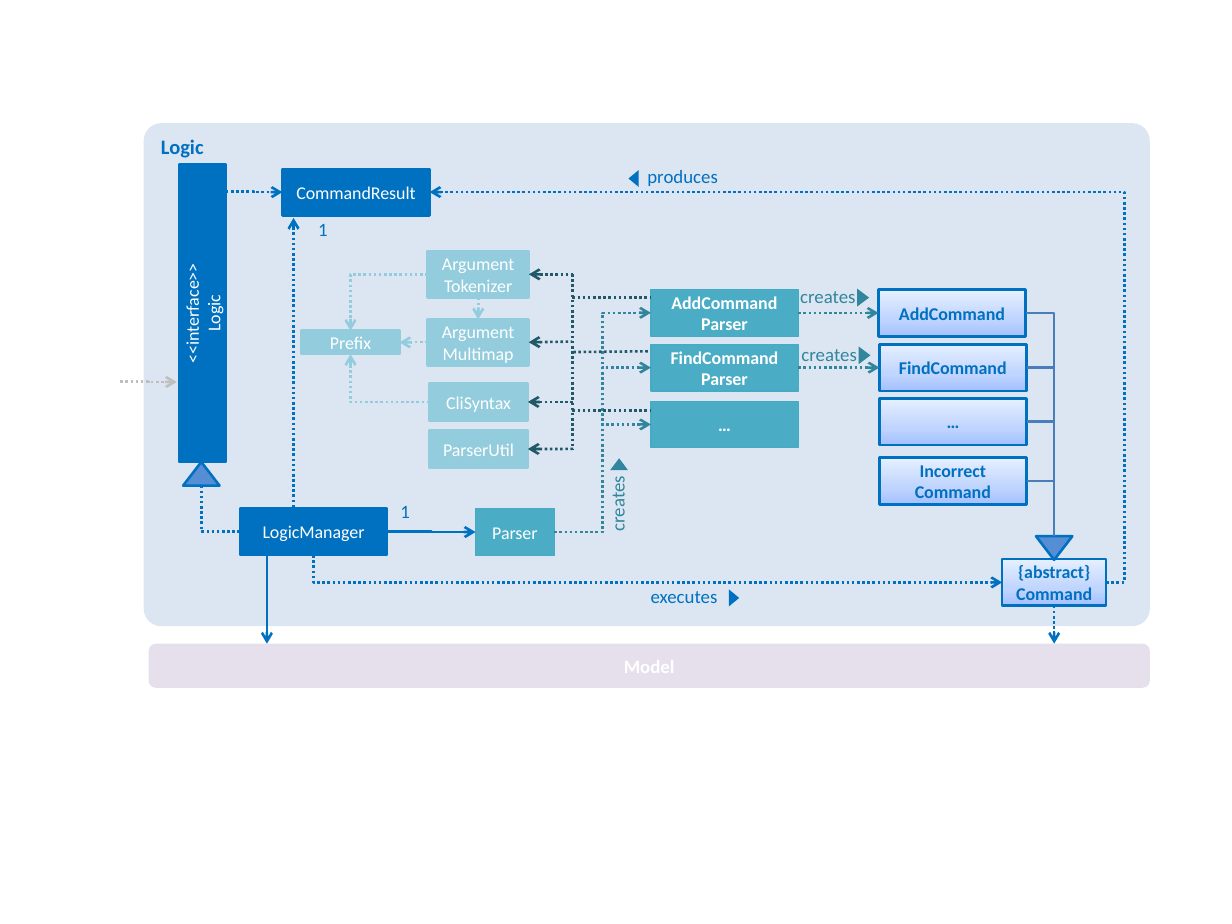
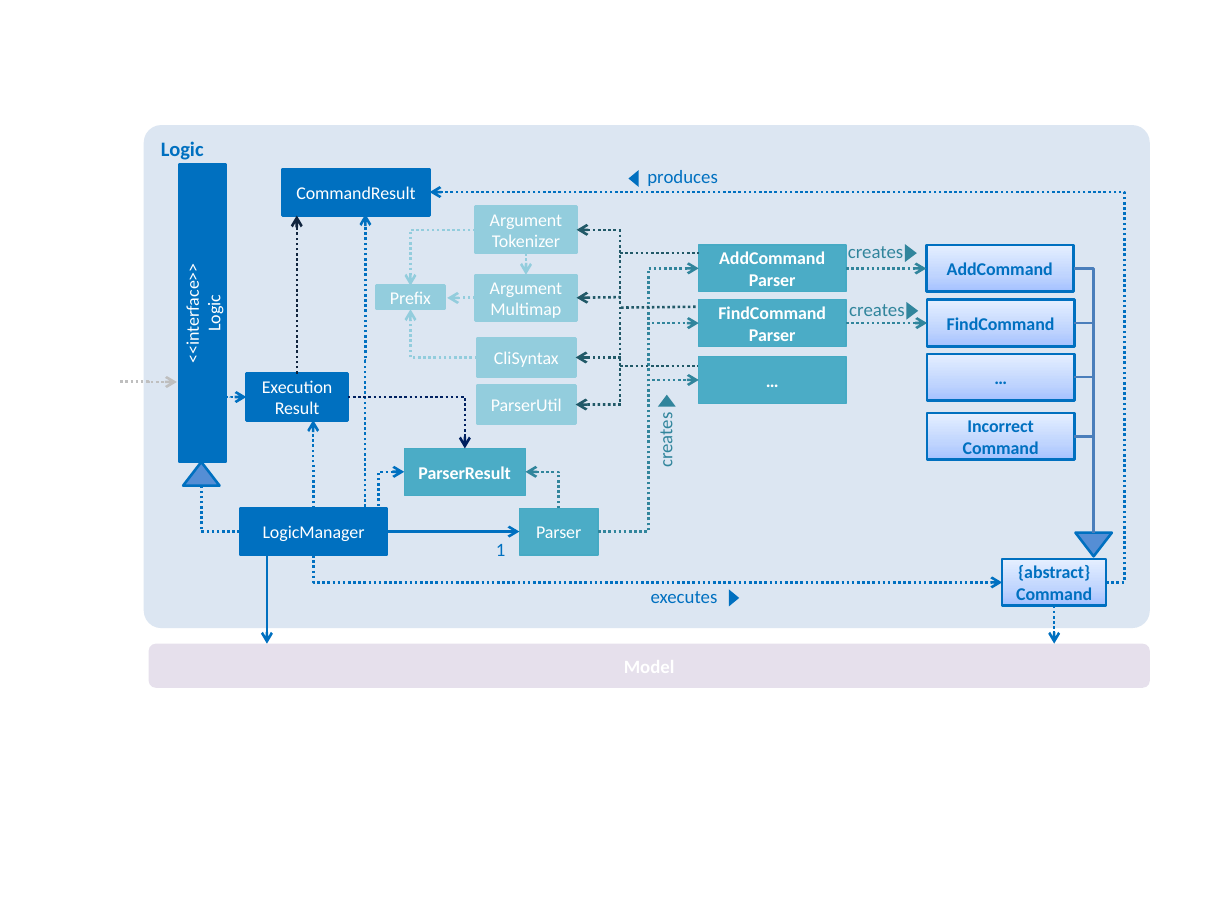
Before and after one commit to se-edu/addressbook-level4, a slide deck: slide 1 of docs/diagrams/LogicComponentClassDiagram.pptx. Drawn at 1232x924 pixels with LibreOffice and Linux fonts; fonts in the diff are those of the drawing. Boxes give left, top, right and bottom in pixels: in the first picture for what was removed or moved away, otherwise in the second. Text is boxed around its words. In the diff, an @@ line names an element or a change of style, - is before the commit and + after.

Commit message:
Update docs to include ParserResult and ExecutionResult

```diff
--- a/docs/diagrams/LogicComponentClassDiagram.pptx
+++ b/docs/diagrams/LogicComponentClassDiagram.pptx
@@ elbow arrow added from (297, 373) to (297, 216), #0F243E 1.5 pt dashed @@
@@ text removed at (318, 224, 328, 236) @@
-1
@@ elbow arrow moved from (293, 508) - (293, 218) to (365, 508) - (366, 214) @@
@@ elbow arrow moved from (428, 275) - (351, 330) to (476, 230) - (410, 286) @@
@@ elbow arrow moved from (554, 532) - (650, 313) to (599, 532) - (699, 269) @@
@@ elbow line moved from (1055, 536) - (1026, 313) to (1094, 532) - (1073, 269) @@
@@ rectangle "Prefix": place and size @@
-rectangle "Prefix" at (302, 330, 399, 354)
+rectangle "Prefix" at (376, 286, 444, 309)
@@ elbow arrow moved from (429, 402) - (351, 355) to (477, 357) - (410, 309) @@
@@ elbow arrow moved from (554, 532) - (650, 367) to (599, 532) - (699, 323) @@
@@ 11 rectangles, 4 arrows, 4 elbow arrows, 2 triangles, 1 text, 1 line: place and size @@
-11 rectangles, 4 arrows, 4 elbow arrows, 2 triangles, 1 text, 1 line at (399, 251, 1027, 504)
+11 rectangles, 4 arrows, 4 elbow arrows, 2 triangles, 1 text, 1 line at (447, 207, 1076, 460)
@@ elbow line moved from (1055, 536) - (1026, 367) to (1094, 532) - (1074, 323) @@
@@ rectangle added at (246, 373, 347, 420), fill #0070C0, outline #0070C0 1.5 pt, 10.5 pt, text #FFFFFF @@
+Execution
+Result
@@ elbow arrow moved from (554, 532) - (650, 425) to (599, 532) - (699, 379) @@
@@ 3 lines, 1 text: place and size @@
-3 lines, 1 text at (573, 274, 856, 450)
+3 lines, 1 text at (620, 229, 904, 405)
@@ elbow line moved from (1055, 536) - (1026, 421) to (1094, 532) - (1074, 377) @@
@@ elbow arrow moved from (225, 192) - (282, 192) to (216, 397) - (246, 397) @@
@@ elbow arrow added from (347, 397) to (464, 448), #002060 1.5 pt dashed @@
@@ text "creates": place and size @@
-text "creates" at (607, 481, 630, 530)
+text "creates" at (654, 417, 677, 466)
@@ triangle: place and size @@
-triangle at (610, 458, 627, 471)
+triangle at (658, 394, 675, 407)
@@ elbow arrow added from (314, 509) to (313, 420), #0070C0 1.5 pt dashed @@
@@ rectangle added at (404, 448, 525, 495), fill #4BACC6, outline #46AAC5 0.75 pt, 10.5 pt, text #FFFFFF, bold @@
+ParserResult
@@ elbow line moved from (1055, 536) - (1026, 480) to (1094, 532) - (1074, 436) @@
@@ elbow arrow added from (378, 506) to (404, 472), #0070C0 1.5 pt dashed @@
@@ elbow arrow added from (559, 509) to (526, 472), #31859C 1.5 pt dashed @@
@@ rectangle "Parser": place and size @@
-rectangle "Parser" at (476, 509, 554, 556)
+rectangle "Parser" at (520, 509, 599, 556)
@@ elbow arrow moved from (387, 532) - (476, 532) to (387, 532) - (520, 532) @@
@@ text "1": place and size @@
-text "1" at (400, 506, 410, 518)
+text "1" at (496, 544, 506, 556)
@@ triangle: place and size @@
-triangle at (1036, 536, 1073, 559)
+triangle at (1076, 532, 1112, 556)
```
Also in this commit, not shown: 4 other files.
